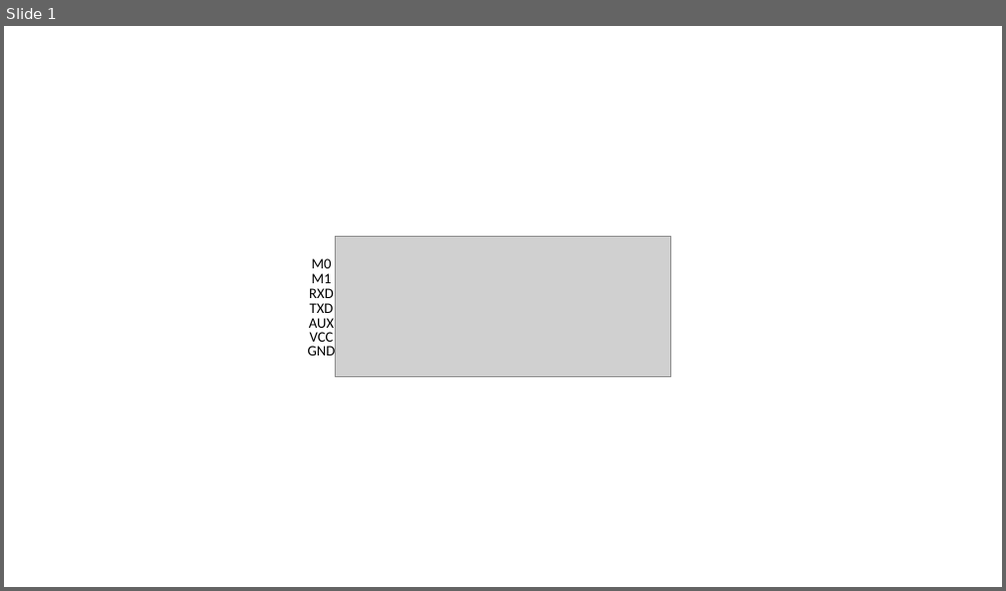
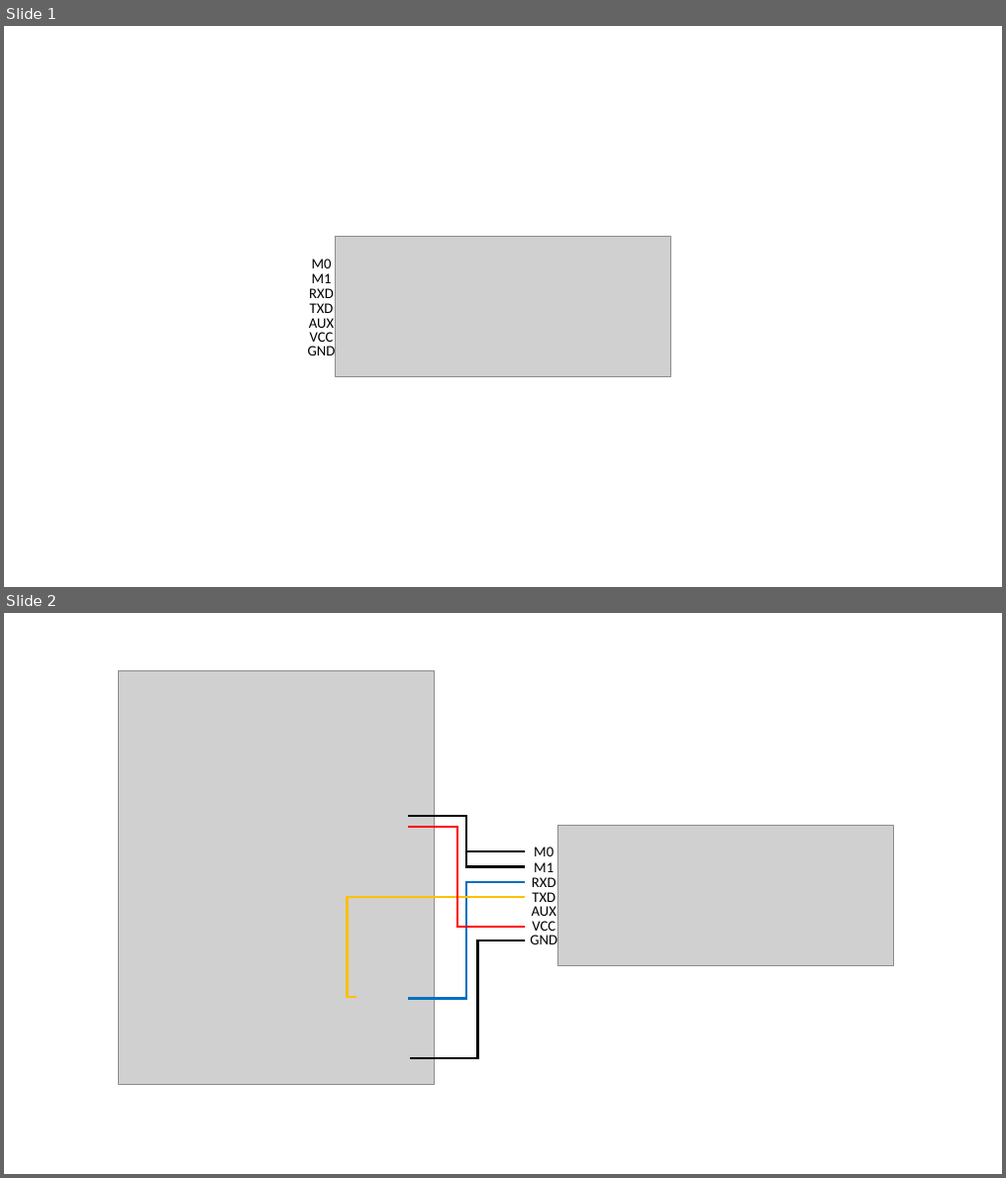
Before and after one commit to ChengChengYang0416/lora-e32-module-transmission, a slide deck: figures/figures.pptx. Shown one above the other, each under a label of ours: slide 1 before the commit, slides 1 and 2 after it. The pictures are 1006x591 and 1006x1178 pixels, drawn with LibreOffice and Linux fonts; fonts in the diff are those of the drawing; grey boxes stand for pictures. Boxes give left, top, right and bottom in pixels: in the first picture for what was removed or moved away, otherwise in the second. Text is boxed around its words. In the diff, an @@ line names an element or a change of style, - is before the commit and + after.

```diff
--- a/figures/figures.pptx
+++ b/figures/figures.pptx
@@ slide 2 added at bbox=[4, 613, 1002, 1174], background #FFFFFF @@
@@ group added at bbox=[119, 670, 893, 1084]: 7 texts, 6 elbow lines, 2 pictures, 1 line @@
+M0
+M1
+RXD
+TXD
+AUX
+VCC
+GND
```
Also in this commit, not shown: 2 other files.
